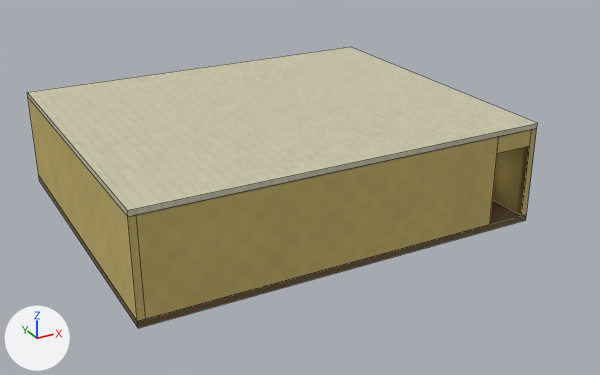
Before and after pictures for a commit that changed the Blender file backrooms.blend.
One viewpoint serves both versions: a 50 mm camera at (-10.65, -21.33, 10.65) aimed at (0.36, -1.3, 0.64). The axes (+X, +Y, +Z) are drawn at lower left. The lights are the same throughout. The first picture is the older version. Mesh edges are drawn as thin lines on the coarser meshes.

Before the edit, the objects in view are built like this:
```python
me_ceiling = bpy.data.meshes.new('Ceiling')
me_ceiling.from_pydata(...)  # a box spanning x -6.0..6.0, y -5.0..5.0, z -0.08..0.08
me_ceiling.materials.append(mat_ceilingtiles)
me_floor = bpy.data.meshes.new('Floor')
me_floor.from_pydata(...)  # a box spanning x -6.0..6.0, y -5.0..5.0, z -0.1..0.1
me_floor.materials.append(mat_carpet)
me_wall_outer_west = bpy.data.meshes.new('WALL.Outer.West')
me_wall_outer_west.from_pydata(...)  # a box spanning x -0.1..0.1, y -5.0..5.0, z -1.35..1.35
me_wall_outer_west.materials.append(mat_wallpaper)
ob_ceiling = bpy.data.objects.new('Ceiling', me_ceiling)
ob_ceiling.location = (0.0, 0.0, 2.77)
ob_floor = bpy.data.objects.new('Floor', me_floor)
ob_floor.location = (0.0, 0.0, -0.1)
ob_wall_outer_west = bpy.data.objects.new('WALL.Outer.West', me_wall_outer_west)
ob_wall_outer_west.location = (-5.9, 0.0, 1.35)
# also in view: 'WALL.Outer.East' at (5.9, 0.0, 1.35); 'WALL.Outer.South.W' at (-0.6, -4.9, 1.35); 'WALL.Outer.South.Lintel' at (5.2, -4.9, 2.45)
```
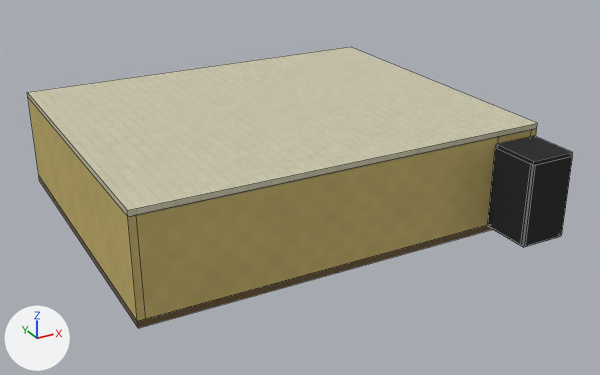
Not visible in the pictures: 'BEYOND.East'.

Changed parts and their boxes (x1, y1, x2, y2) in the pictures (600 x 375 px):
'BEYOND.West', added (black)
    after: (488, 148, 533, 246)
'BEYOND.South', added (black)
    after: (524, 156, 573, 246)
'BEYOND.Ceil', added (black)
    after: (496, 136, 573, 165)
'BEYOND.Floor', added
    after: (488, 226, 560, 247)
'WALL.Outer.East', unchanged, covered by the edit
    before: (492, 128, 537, 216)
    after: (531, 128, 537, 137)

The change, as a diff of the scene's bpy script:
```diff
--- a/backrooms.blend.py
+++ b/backrooms.blend.py
@@ mat_mat_beyondvoid @@
+mat_mat_beyondvoid = principled_material('MAT.BeyondVoid')
+mat_mat_beyondvoid.base_color = (0.012, 0.012, 0.014)  # black #1d1d1f
+mat_mat_beyondvoid.roughness = 0.95
@@ me_beyond_ceil_001 @@
+me_beyond_ceil_001.from_pydata(...)  # a box spanning x 4.5..5.9, y -6.5..-5.04, z 2.38..2.5
+me_beyond_ceil_001.materials.append(mat_mat_beyondvoid)  # black #1d1d1f
@@ me_beyond_south_001 @@
+me_beyond_south_001.from_pydata(...)  # a box spanning x 4.5..5.9, y -6.52..-6.4, z 0.0..2.4
+me_beyond_south_001.materials.append(mat_mat_beyondvoid)  # black #1d1d1f
@@ me_beyond_east_001 @@
+me_beyond_east_001.from_pydata(...)  # a box spanning x 5.82..5.92, y -6.5..-5.04, z 0.0..2.4
+me_beyond_east_001.materials.append(mat_mat_beyondvoid)  # black #1d1d1f
@@ me_beyond_west_001 @@
+me_beyond_west_001.from_pydata(...)  # a box spanning x 4.48..4.58, y -6.5..-5.04, z 0.0..2.4
+me_beyond_west_001.materials.append(mat_mat_beyondvoid)  # black #1d1d1f
@@ me_beyond_floor_001 @@
+me_beyond_floor_001.from_pydata(...)  # a box spanning x 4.5..5.9, y -6.5..-5.04, z -0.04..0.0
+me_beyond_floor_001.materials.append(mat_mat_beyondvoid)  # black #1d1d1f
@@ ob_beyond_ceil @@
+ob_beyond_ceil = bpy.data.objects.new('BEYOND.Ceil', me_beyond_ceil_001)
+ob_beyond_ceil.location = (0.0, 0.0, 0.0)
@@ ob_beyond_south @@
+ob_beyond_south = bpy.data.objects.new('BEYOND.South', me_beyond_south_001)
+ob_beyond_south.location = (0.0, 0.0, 0.0)
@@ ob_beyond_east @@
+ob_beyond_east = bpy.data.objects.new('BEYOND.East', me_beyond_east_001)
+ob_beyond_east.location = (0.0, 0.0, 0.0)
@@ ob_beyond_west @@
+ob_beyond_west = bpy.data.objects.new('BEYOND.West', me_beyond_west_001)
+ob_beyond_west.location = (0.0, 0.0, 0.0)
@@ ob_beyond_floor @@
+ob_beyond_floor = bpy.data.objects.new('BEYOND.Floor', me_beyond_floor_001)
+ob_beyond_floor.location = (0.0, 0.0, 0.0)
```
